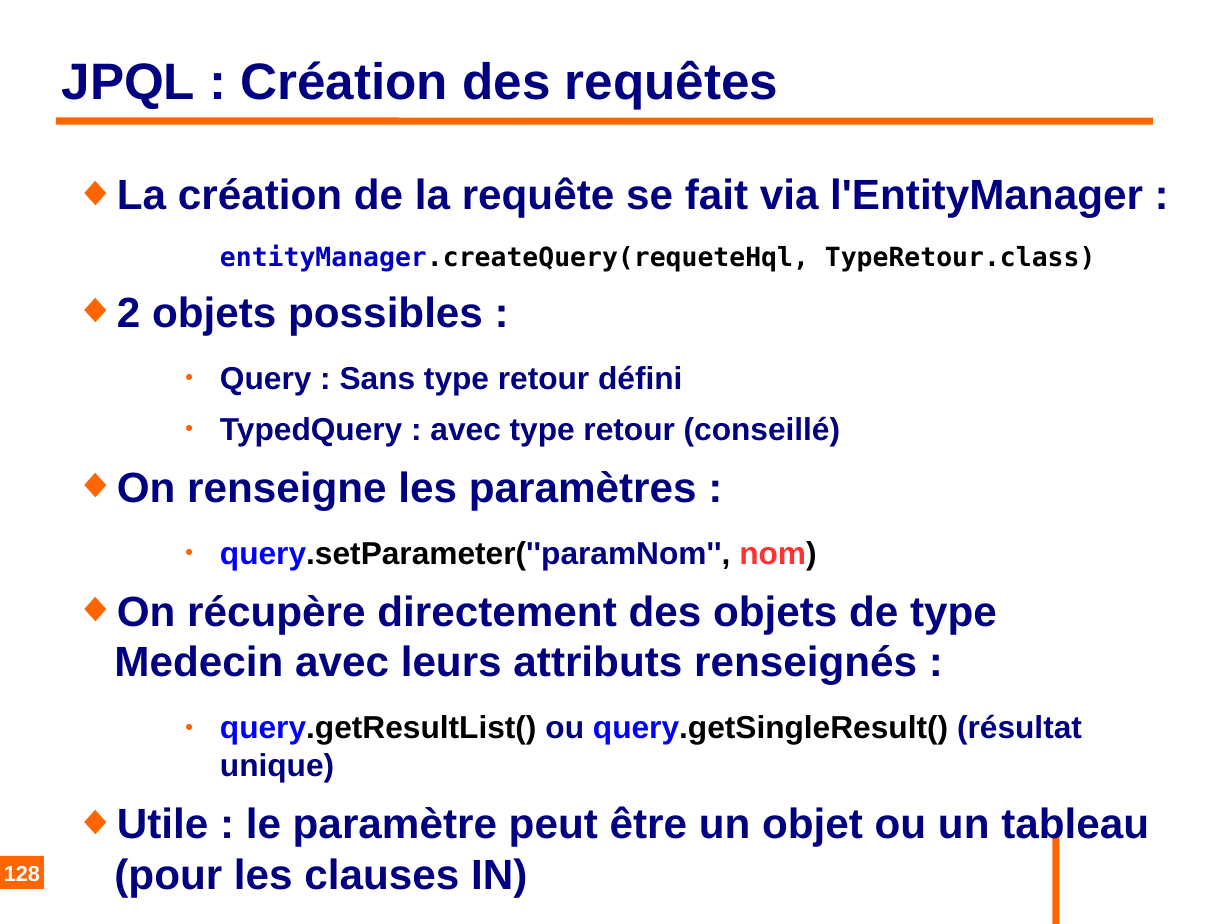
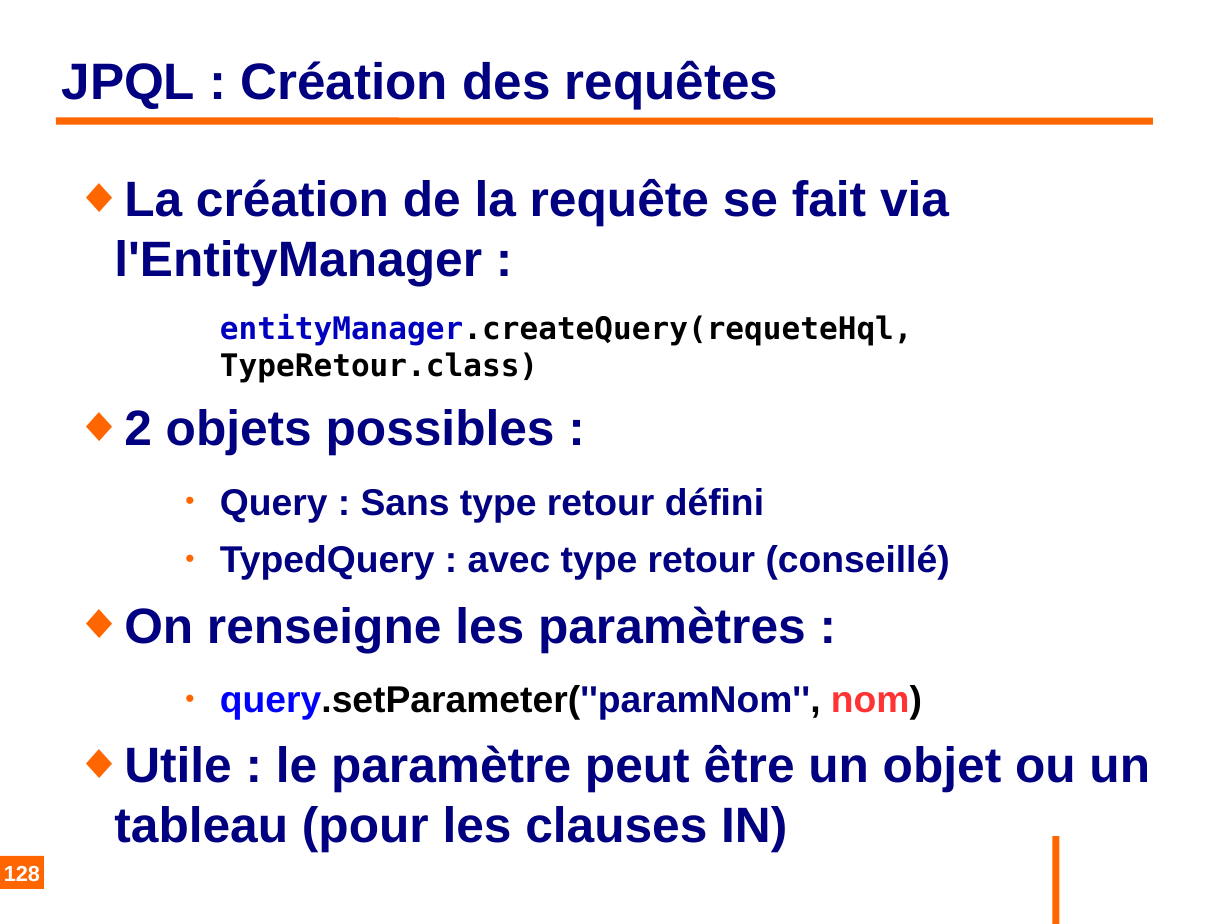
Before and after one commit to philphils/formation-hibernate-basique, a slide deck: slide 128 of Documentation/diapo_formation_hibernate.odp. Drawn at 1232x924 pixels with LibreOffice and Linux fonts; fonts in the diff are those of the drawing; background and template pictures are left out. Boxes give left, top, right and bottom in pixels: in the first picture for what was removed or moved away, otherwise in the second. Text is boxed around its words. In the diff, an @@ line names an element or a change of style, - is before the commit and + after.

Commit message:
Ajout diapo sur ResultSet format Stream

```diff
--- a/Documentation/diapo_formation_hibernate.odp
+++ b/Documentation/diapo_formation_hibernate.odp
@@ text "La création de la requête ..." at (114,179,1150,792): size 27.2 to 32 pt in "La création de la requête se fait ...", "2 objets possibles :", "On renseigne les paramètres :", "Utile : le paramètre peut être un ..."; size 17 to 20 pt in "entityManager.createQuery(requeteHql, TypeRetour.class)"; size 20.4 to 24 pt in "Query : Sans type retour défini", "TypedQuery : avec type retour (conseillé)", "query.setParameter(''paramNom'', nom)" @@
@@ text at (114,595,1082,782): paragraphs removed @@
-◆ On récupère directement des objets de type Medecin avec leurs attributs renseignés :
-    ● query.getResultList() ou query.getSingleResult() (résultat unique)
```
Also in this commit, not shown: 1 slide added.
